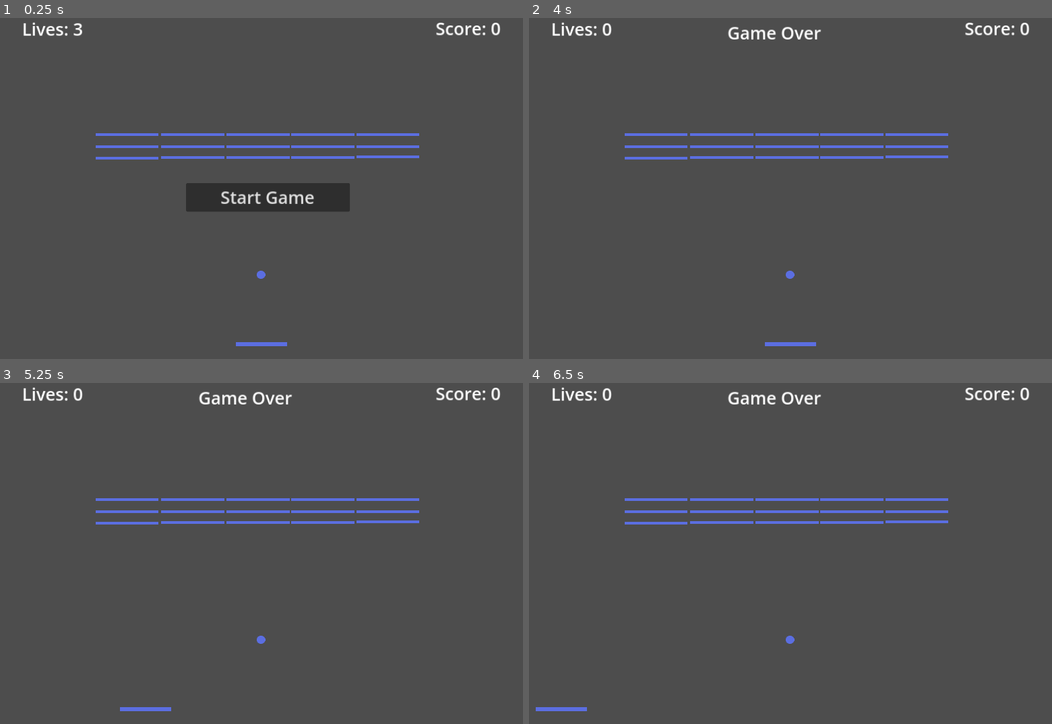
Above: before the commit, frames 1-4 (two rows, left to right).
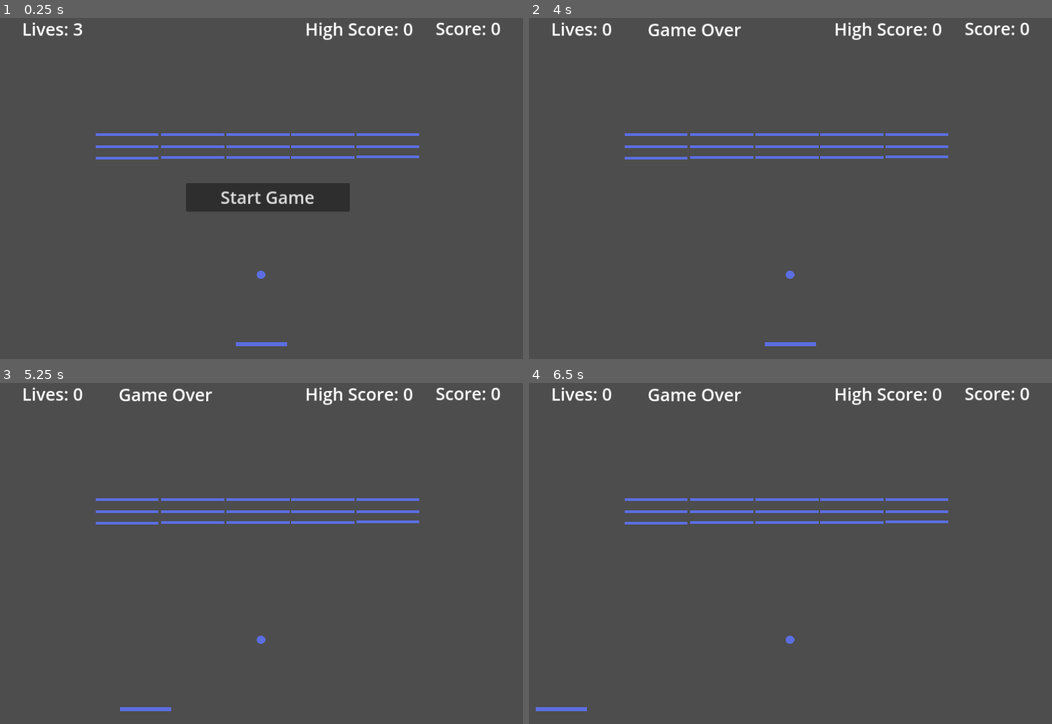
Above: after the commit, the same moments.

Repository: Dripcoding/godot-breakout2d
Game: Godot game, scene res://scenes/main.tscn
Same seed, same stepped clock (60 frames per second), same inputs: the game is played once before the commit and once after it.
Inputs (mouse positions are in pixels of both pictures, inside the frame that each line leads up to):
- Up to frame 1 (0.25 s): no input
- Up to frame 2 (4 s): click "Start Game" at 0.5 s; tap Enter at 1.25 s; move the mouse to (910, 178) at 1.27 s; hold Right (move_right) 1.28-2 s; tap R (resume) at 1.35 s; click (910, 178) at 1.42 s; drag from (680, 219) to (outside the picture) at 2.02 s; tap Space at 2.75 s; move the mouse to (842, 113) at 2.77 s; hold Right (move_right) 2.78-3.5 s; tap Alt at 2.85 s; drag from (764, 277) to (628, 140) at 3.52 s
- Up to frame 3 (5.25 s): tap Enter at 4.25 s; move the mouse to (423, 621) at 4.27 s; hold Left (move_left) 4.28-5 s; tap R (resume) at 4.35 s; drag from (99, 505) to (outside the picture) at 5.02 s
- Up to frame 4 (6.5 s): tap Space at 5.75 s; move the mouse to (816, 563) at 5.77 s; hold Left (move_left) from 5.78 s (still down); tap Alt at 5.85 s; click (816, 563) at 5.92 s

The runs differ from the first frame. In frame 1, 0.4% of the frame differs, in the area x 58-79%, y 1-7%; in frame 2, 0.9%, in the area x 22-79%, y 1-7%; in frame 3, 0.9%; in frame 4, 0.9%.

Commit message:
create high schore label

Diff:
--- a/scenes/hud.tscn
+++ b/scenes/hud.tscn
@@ -45,14 +45,23 @@
 
 [node name="GameOverLabel" type="Label" parent="."]
 unique_name_in_owner = true
-offset_left = 383.0
-offset_top = 29.0
-offset_right = 556.0
-offset_bottom = 74.0
+offset_left = 235.0
+offset_top = 23.0
+offset_right = 408.0
+offset_bottom = 68.0
 size_flags_horizontal = 4
 theme_override_font_sizes/font_size = 32
 text = "Game Over"
 horizontal_alignment = 1
 
+[node name="HighScoreLabel" type="Label" parent="."]
+unique_name_in_owner = true
+offset_left = 581.0
+offset_top = 22.0
+offset_right = 781.0
+offset_bottom = 67.0
+theme_override_font_sizes/font_size = 32
+text = "High Score: 0"
+
 [connection signal="game_over" from="." to="." method="_on_game_over_signal_received"]
 [connection signal="pressed" from="StartGameBtn" to="." method="_on_start_game_btn_pressed"]
--- a/test/integration/test_main_integration.gd
+++ b/test/integration/test_main_integration.gd
@@ -168,6 +168,13 @@
     assert_signal_emit_count(hud, "game_start", 1, "Game start signal not emitted once")
 
 
+func test_high_score_not_shown_after_game_quit():
+    pass
+
+
+func test_high_score_shown_after_game_over():
+    pass
+
 # ====== HELPER FUNCTIONS ======
 func pause_game():
     var main = get_node("Main")
--- a/test/unit/test_hud.gd
+++ b/test/unit/test_hud.gd
@@ -49,6 +49,10 @@
     assert_true(game_over_label is Label, "Game over label is not a Label")
     assert_false(game_over_label.visible, "Game over label is visible")
     assert_eq(game_over_label.text, 'Game Over', "Game over label text is not 'Game Over'")
+
+
+func test_hud_has_high_score_label():
+    pass
 
 
 func test_initial_player_lives():
@@ -129,3 +133,7 @@
     assert_eq(player_lives_label.text, 'Lives: 3', "Player lives label text is not 'Lives: 3'")
     assert_true(score_label.visible, "Score label is not visible")
     assert_eq(score_label.text, 'Score: 0', "Score label text is not 'Score: 0'")
+
+
+func test_high_score_label_shows_previous_high_score():
+    pass
